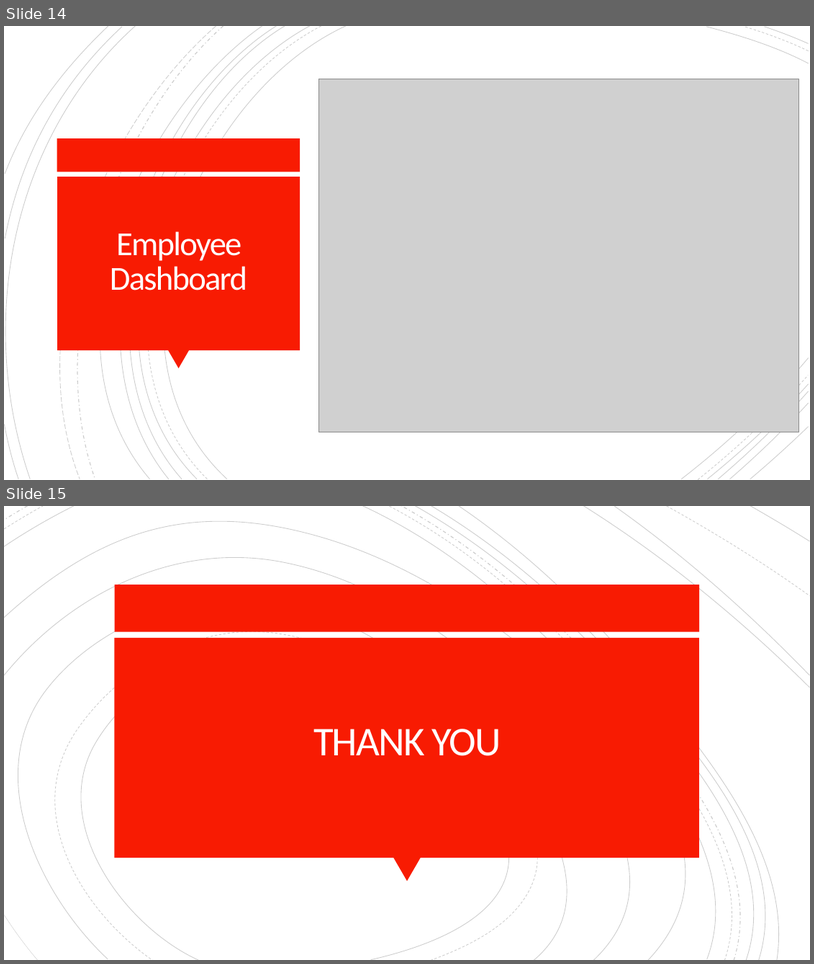
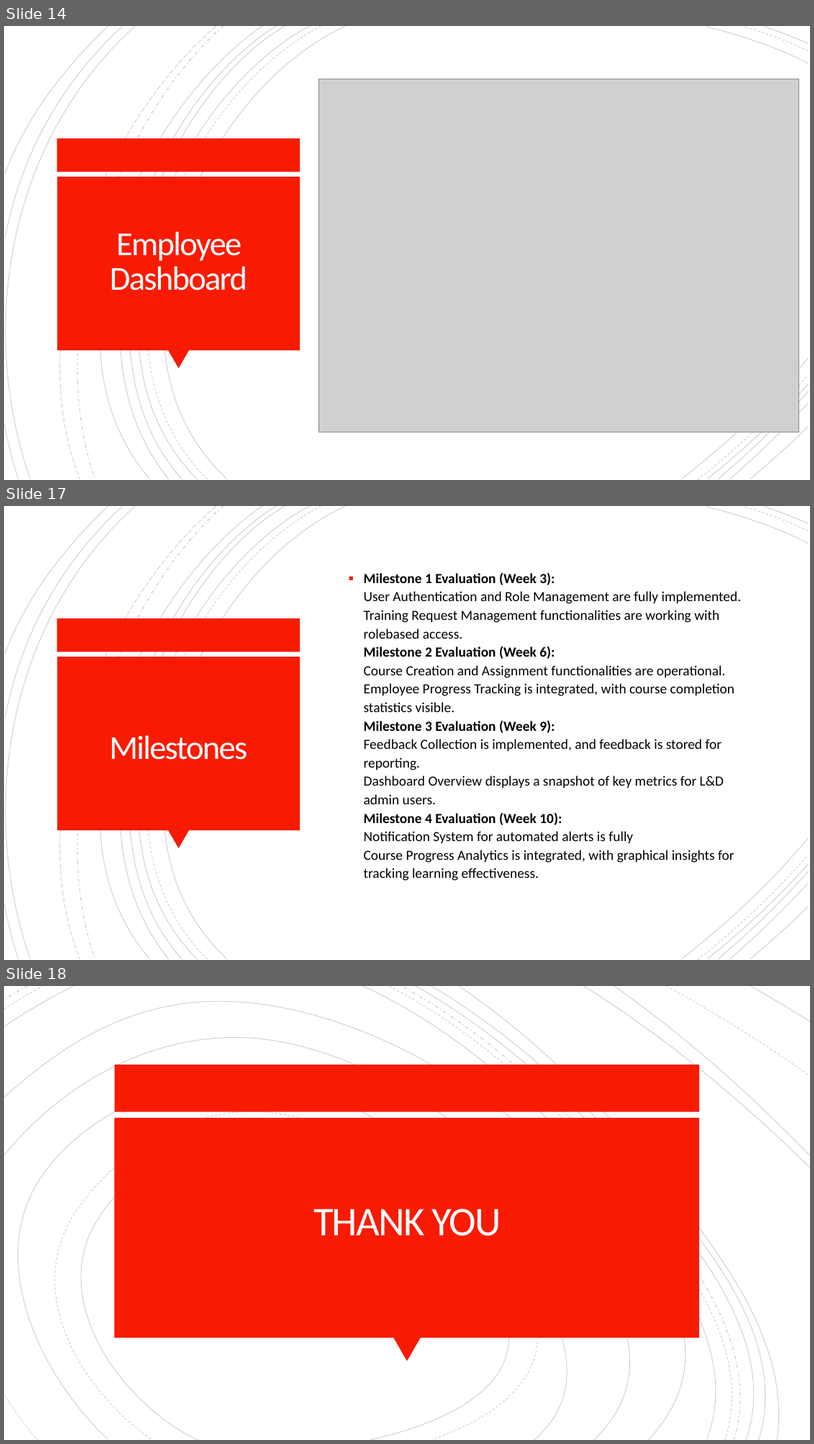
Before and after one commit to shanmukh359/shanmukh-shekar-k-c, a slide deck: Learning and Development (LGD) Management Application.pptx. Shown one above the other, each under a label of ours: slides 14 and 15 before the commit, slides 14, 17 and 18 after it; the slides between them are not shown. The pictures are 814x964 and 814x1444 pixels, drawn with LibreOffice and Linux fonts; fonts in the diff are those of the drawing; grey boxes stand for pictures. Boxes give left, top, right and bottom in pixels: in the first picture for what was removed or moved away, otherwise in the second. Text is boxed around its words. In the diff, an @@ line names an element or a change of style, - is before the commit and + after.

```diff
--- a/Learning and Development (LGD) Management Application.pptx
+++ b/Learning and Development (LGD) Management Application.pptx
@@ slide 17 added at box(4, 506, 810, 960), background #FFFFFF; not listed: 24 template elements that a slide beside it also shows @@
@@ text added at box(364, 573, 742, 880), 16.6 pt, text #000000 @@
+▪ Milestone 1 Evaluation (Week 3):
+  User Authentication and Role Management are fully implemented.
+  Training Request Management functionalities are working with rolebased access.
+  Milestone 2 Evaluation (Week 6):
+  Course Creation and Assignment functionalities are operational.
+  Employee Progress Tracking is integrated, with course completion statistics visible.
+  Milestone 3 Evaluation (Week 9):
+  Feedback Collection is implemented, and feedback is stored for reporting.
+  Dashboard Overview displays a snapshot of key metrics for L&D admin users.
+  Milestone 4 Evaluation (Week 10):
+  Notification System for automated alerts is fully
+  Course Progress Analytics is integrated, with graphical insights for tracking learning effectiveness.
@@ title added at box(109, 735, 247, 759), 40 pt, text #FFFEFF @@
+Milestones
@@ what was slide 15 is now slide 18 @@
```
Also in this commit, not shown: 2 other slides added.
